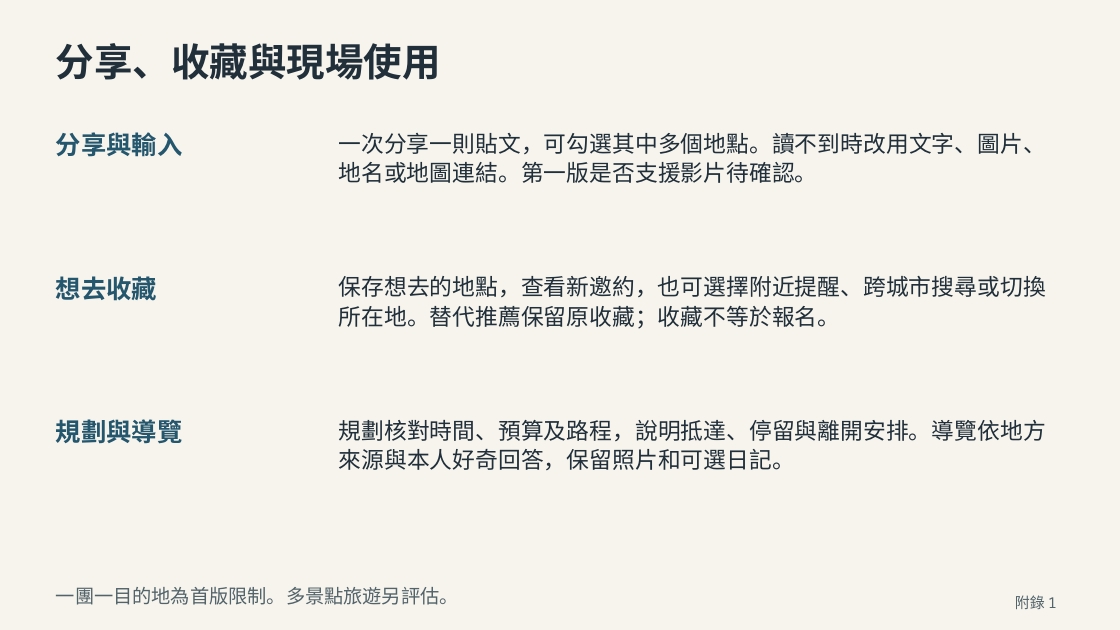
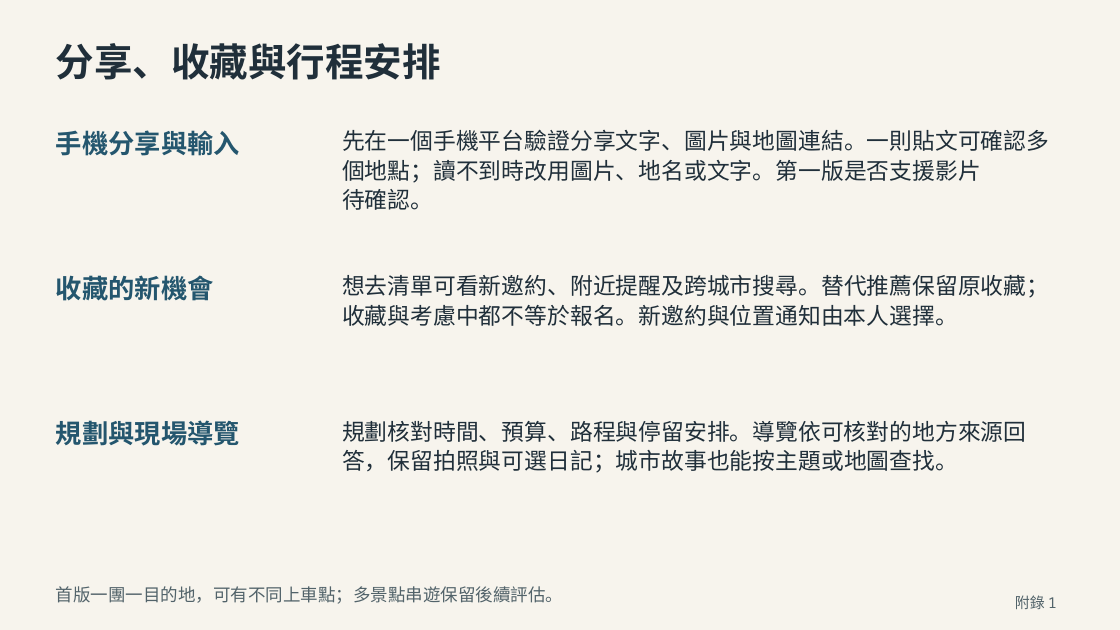
Before and after one commit to e40125/yoxi-meeting-review, a slide deck: slide 17 of downloads/proposal/yoxi-proposal.pptx. Drawn at 1120x630 pixels with LibreOffice and Linux fonts; fonts in the diff are those of the drawing. Boxes give left, top, right and bottom in pixels: in the first picture for what was removed or moved away, otherwise in the second. Text is boxed around its words. In the diff, an @@ line names an element or a change of style, - is before the commit and + after.

```diff
--- a/downloads/proposal/yoxi-proposal.pptx
+++ b/downloads/proposal/yoxi-proposal.pptx
@@ text at (56, 43, 441, 80): text changed @@
-分享、收藏與現場使用
+分享、收藏與行程安排
@@ text at (56, 130, 240, 156): text changed; size 21.8 to 22.5 pt @@
-分享與輸入
+手機分享與輸入
@@ text at (342, 129, 1049, 151): text changed @@
-一次分享一則貼文，可勾選其中多個地點。讀不到時改用文字、圖片、
+先在一個手機平台驗證分享文字、圖片與地圖連結。一則貼文可確認多
@@ text at (342, 160, 981, 183): text changed @@
-地名或地圖連結。第一版是否支援影片待確認。
+個地點；讀不到時改用圖片、地名或文字。第一版是否支援影片
@@ text added at (342, 189, 433, 210), 19.5 pt, text #202F3A @@
+待確認。
@@ text at (56, 275, 214, 301): text changed; size 21.8 to 22.5 pt @@
-想去收藏
+收藏的新機會
@@ text removed at (339, 276, 1046, 297) @@
-保存想去的地點，查看新邀約，也可選擇附近提醒、跨城市搜尋或切換
@@ text at (342, 275, 1049, 298): text changed @@
-所在地。替代推薦保留原收藏；收藏不等於報名。
+想去清單可看新邀約、附近提醒及跨城市搜尋。替代推薦保留原收藏；
@@ text added at (342, 305, 958, 326), 19.5 pt, text #202F3A @@
+收藏與考慮中都不等於報名。新邀約與位置通知由本人選擇。
@@ text at (56, 420, 240, 446): text changed; size 21.8 to 22.5 pt @@
-規劃與導覽
+規劃與現場導覽
@@ text at (342, 421, 1026, 442): text changed @@
-規劃核對時間、預算及路程，說明抵達、停留與離開安排。導覽依地方
+規劃核對時間、預算、路程與停留安排。導覽依可核對的地方來源回
@@ text at (342, 450, 958, 473): text changed @@
-來源與本人好奇回答，保留照片和可選日記。
+答，保留拍照與可選日記；城市故事也能按主題或地圖查找。
@@ text at (56, 586, 563, 604): text changed; size 16.5 to 15 pt @@
-一團一目的地為首版限制。多景點旅遊另評估。
+首版一團一目的地，可有不同上車點；多景點串遊保留後續評估。
```
Also in this commit, not shown: 21 other slides changed, 5 slides added, 5 slides removed, 47 other files.
